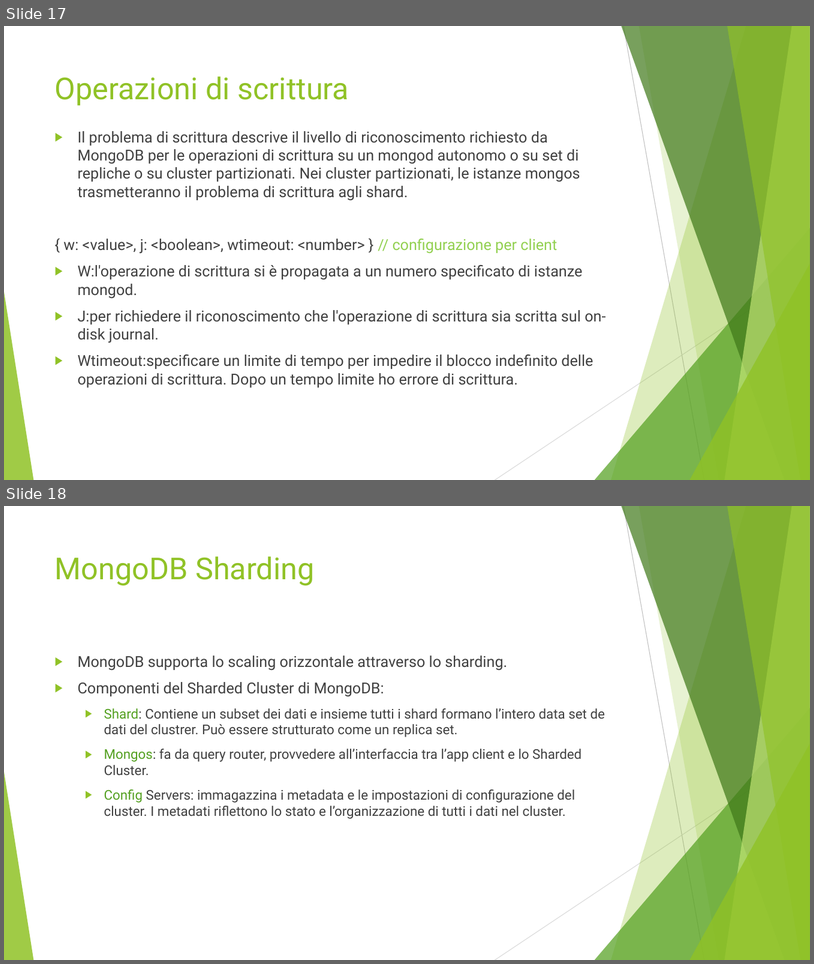
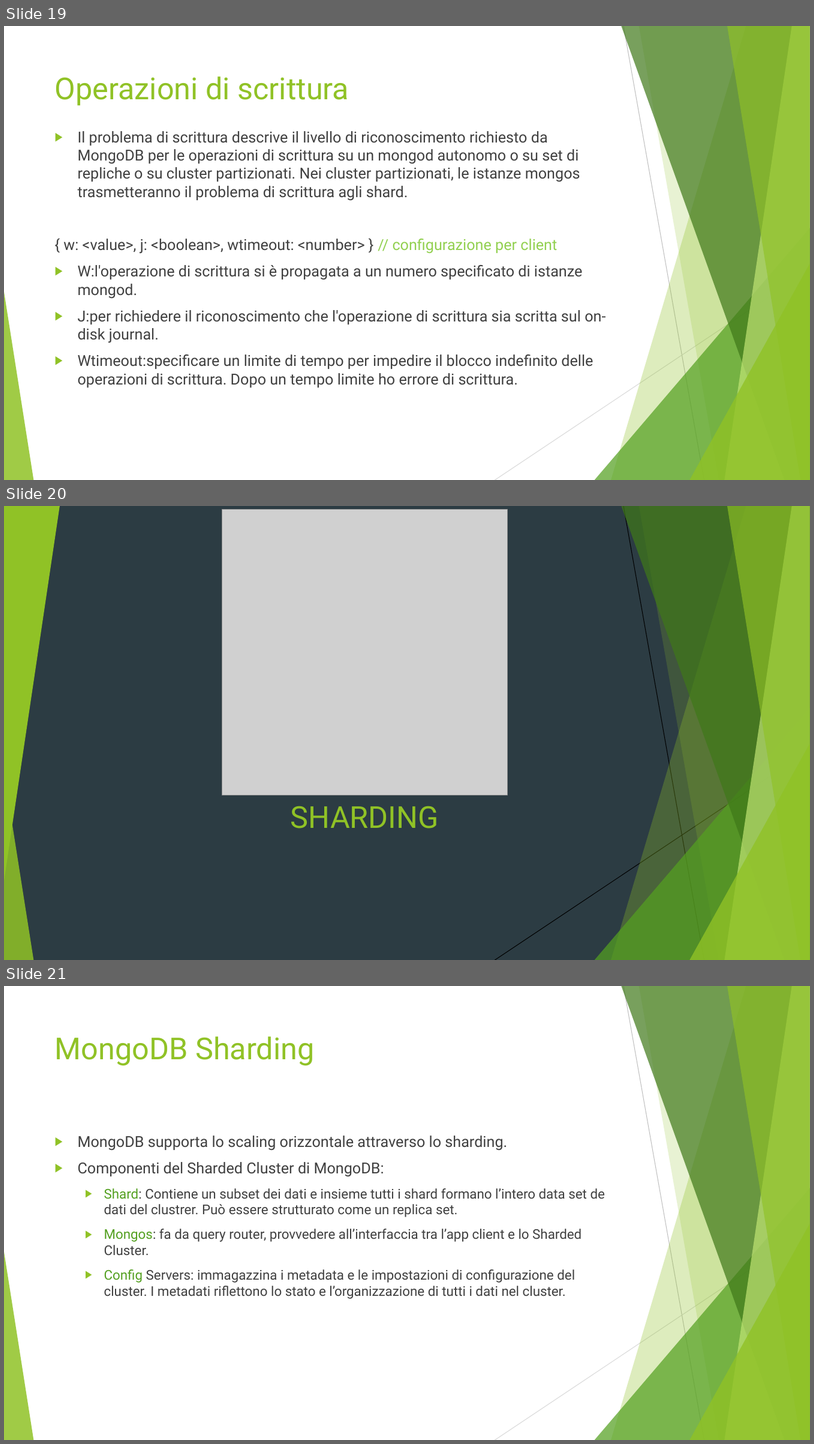
Before and after one commit to Buzzolan/VeronaCardMongoDB, a slide deck: Presentazione_progetto.pptx. Shown one above the other, each under a label of ours: slides 17 and 18 before the commit, slides 19, 20 and 21 after it. The pictures are 814x964 and 814x1444 pixels, drawn with LibreOffice and Linux fonts; fonts in the diff are those of the drawing; grey boxes stand for pictures. Boxes give left, top, right and bottom in pixels: in the first picture for what was removed or moved away, otherwise in the second. Text is boxed around its words. In the diff, an @@ line names an element or a change of style, - is before the commit and + after.

```diff
--- a/Presentazione_progetto.pptx
+++ b/Presentazione_progetto.pptx
@@ slide 20 added at bbox=[4, 506, 810, 960], background #2C3C43; not listed: 8 template elements that a slide beside it also shows @@
@@ triangle added at bbox=[4, 506, 60, 881], fill #90C226 @@
@@ picture added at bbox=[222, 509, 508, 795] @@
@@ line added from (624, 506) to (705, 960), #000000 0.75 pt @@
@@ line added from (810, 750) to (495, 960), #000000 0.75 pt @@
@@ title added at bbox=[291, 806, 439, 828], 36 pt, text #90C226 @@
+SHARDING
@@ what was slide 17 is now slide 19 @@
@@ what was slide 18 is now slide 21 @@
```
Also in this commit, not shown: 1 slide changed, 4 other slides added, 3 other files.
